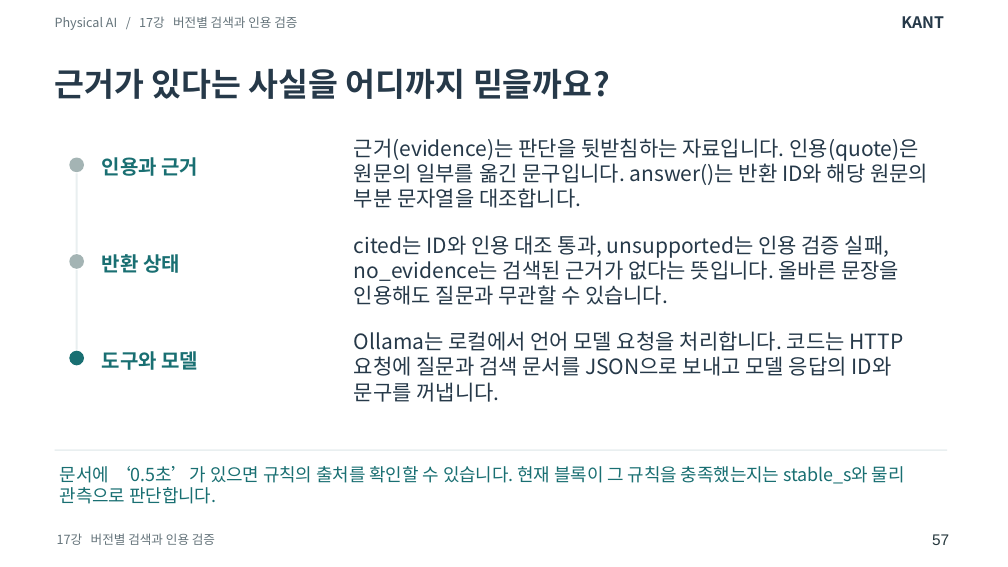
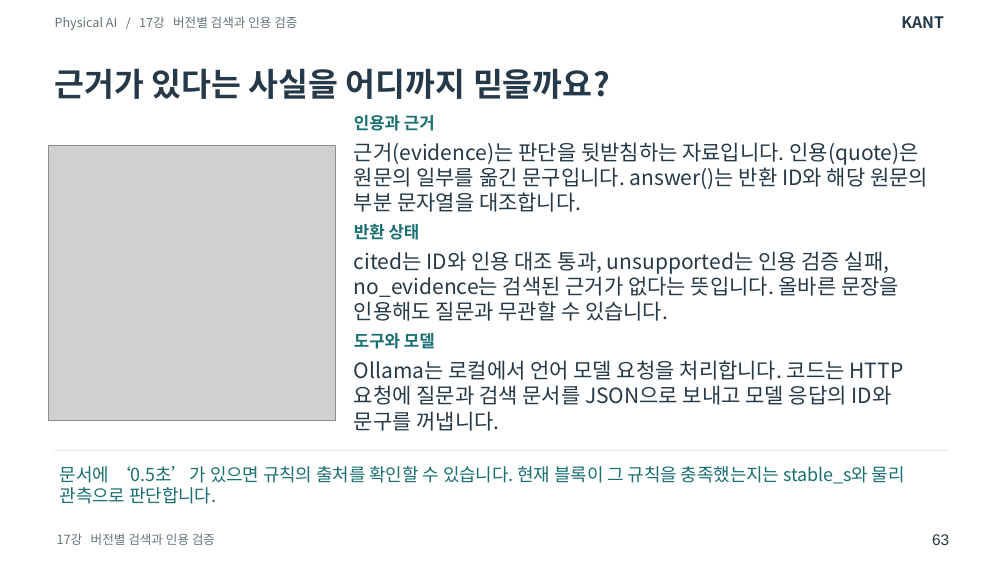
Before and after one commit to SpartaPA/waffle-mpx-lyrical, a slide deck: slide 63 of lessons/14-18/lessons-14-18.pptx (slide 57 before the commit). Drawn at 1008x567 pixels with LibreOffice and Linux fonts; fonts in the diff are those of the drawing; grey boxes stand for pictures. Boxes give left, top, right and bottom in pixels: in the first picture for what was removed or moved away, otherwise in the second. Text is boxed around its words. In the diff, an @@ line names an element or a change of style, - is before the commit and + after.

Commit message:
다섯 강의에서 지시문이 코드와 결과로 이어지는 과정을 그림과 함께 설명합니다

```diff
--- a/lessons/14-18/lessons-14-18.pptx
+++ b/lessons/14-18/lessons-14-18.pptx
@@ size 14.2 to 12 pt; vertical alignment middle to top in 3 elements at (x1=354, y1=333, x2=435, y2=349), (x1=354, y1=224, x2=420, y2=240), (x1=354, y1=115, x2=435, y2=131) @@
@@ text "인용과 근거" moved from (x1=102, y1=157, x2=198, y2=176) to (x1=354, y1=115, x2=435, y2=131) @@
@@ picture added at (x1=49, y1=145, x2=337, y2=420) @@
@@ ellipse removed at (x1=70, y1=157, x2=85, y2=172) @@
@@ rectangle removed at (x1=76, y1=173, x2=78, y2=253) @@
@@ text "반환 상태" moved from (x1=102, y1=254, x2=180, y2=273) to (x1=354, y1=224, x2=420, y2=240) @@
@@ ellipse removed at (x1=70, y1=254, x2=85, y2=269) @@
@@ text "cited는 ID와 인용 대조 통과, ..." moved from (x1=354, y1=235, x2=899, y2=305) to (x1=354, y1=251, x2=899, y2=321) @@
@@ rectangle removed at (x1=76, y1=270, x2=78, y2=350) @@
@@ text "도구와 모델" moved from (x1=102, y1=351, x2=198, y2=370) to (x1=354, y1=333, x2=435, y2=349) @@
@@ ellipse removed at (x1=70, y1=351, x2=85, y2=366) @@
@@ vertical alignment middle to top in 3 elements at (x1=354, y1=142, x2=928, y2=212), (x1=354, y1=251, x2=899, y2=321), (x1=354, y1=360, x2=904, y2=431) @@
@@ text "Ollama는 로컬에서 언어 모델 요청을 ..." moved from (x1=354, y1=331, x2=904, y2=402) to (x1=354, y1=360, x2=904, y2=431) @@
@@ text at (x1=932, y1=534, x2=949, y2=545): text changed @@
-57
+63
```
Also in this commit, not shown: 77 other slides changed, 10 slides added, 3 other files.
